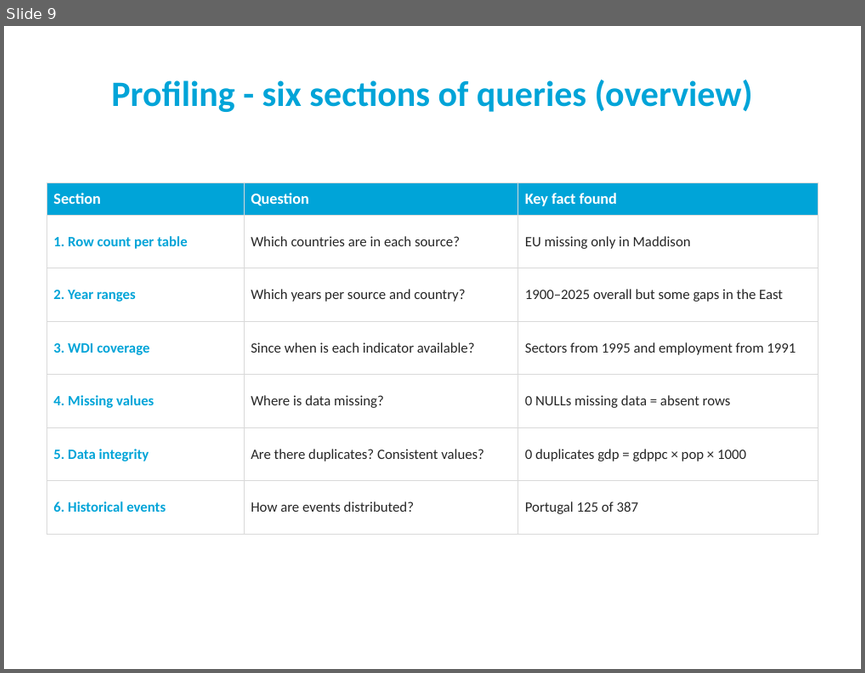
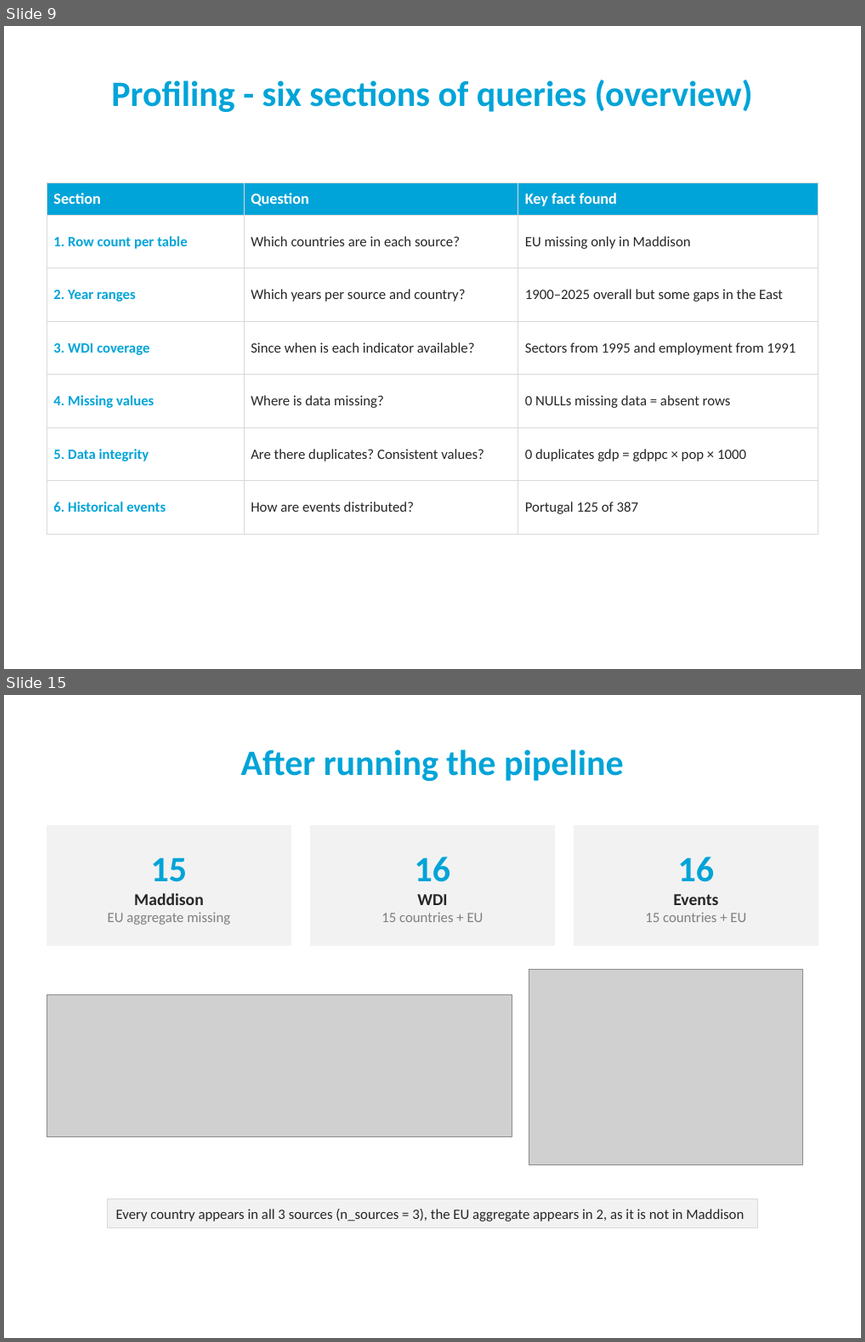
Before and after one commit to goncalo151515/AID, a slide deck: slides_20.pptx. Shown one above the other, each under a label of ours: slide 9 before the commit, slides 9 and 15 after it; the slides between them are not shown. The pictures are 865x673 and 865x1342 pixels, drawn with LibreOffice and Linux fonts; fonts in the diff are those of the drawing; grey boxes stand for pictures; background and template pictures are left out. Boxes give left, top, right and bottom in pixels: in the first picture for what was removed or moved away, otherwise in the second. Text is boxed around its words. In the diff, an @@ line names an element or a change of style, - is before the commit and + after.

```diff
--- a/slides_20.pptx
+++ b/slides_20.pptx
@@ slide 15 added at bbox=[4, 695, 861, 1338], background #FFFFFF @@
@@ title added at bbox=[241, 749, 624, 781], 30 pt, text #00A4D8, bold @@
+After running the pipeline
@@ rectangle added at bbox=[46, 825, 291, 945], fill #F2F2F2, outline #F2F2F2 1 pt @@
@@ rectangle added at bbox=[311, 825, 555, 945], fill #F2F2F2, outline #F2F2F2 1 pt @@
@@ rectangle added at bbox=[574, 825, 818, 945], fill #F2F2F2, outline #F2F2F2 1 pt @@
@@ text added at bbox=[108, 857, 230, 925], 12 pt, text #7F7F7F @@
+15
+Maddison
+EU aggregate missing
@@ text added at bbox=[381, 857, 483, 922], 12 pt, text #7F7F7F @@
+16
+WDI
+15 countries + EU
@@ text added at bbox=[645, 857, 746, 922], 12 pt, text #7F7F7F @@
+16
+Events
+15 countries + EU
@@ picture added at bbox=[529, 970, 803, 1164] @@
@@ picture added at bbox=[46, 994, 512, 1136] @@
@@ rectangle added at bbox=[108, 1199, 758, 1228], fill #F2F2F2, outline #D9D9D9 0.75 pt @@
@@ text added at bbox=[116, 1208, 744, 1221], 12 pt, text #262626 @@
+Every country appears in all 3 sources (n_sources = 3), the EU aggregate appears in 2, as it is not in Maddison
```
Also in this commit, not shown: 6 slides changed, 9 other slides added, 11 other files.
